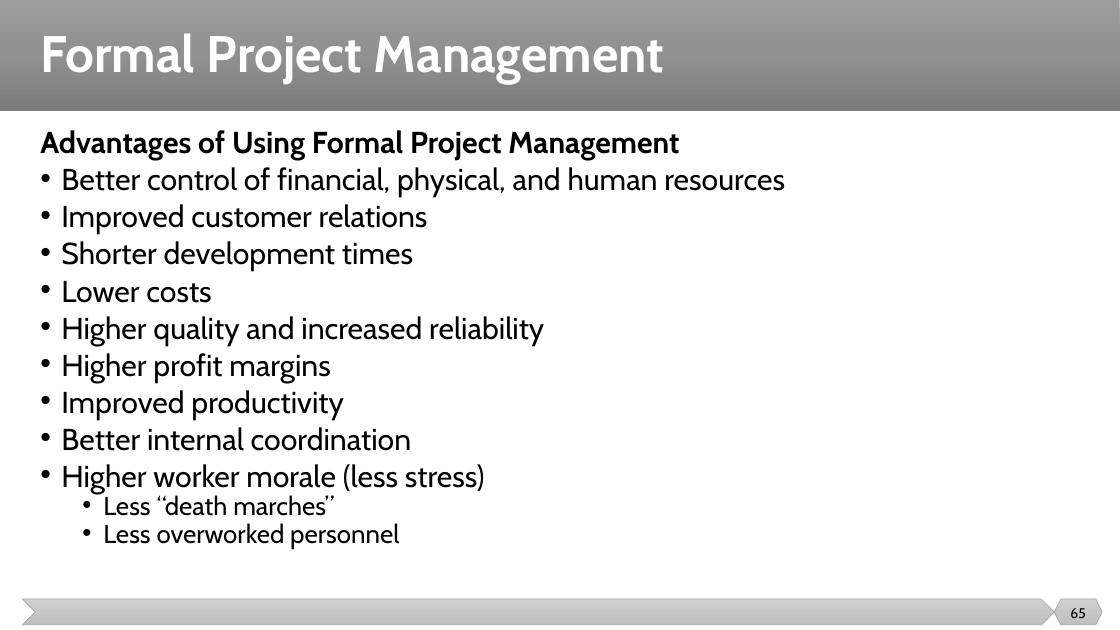
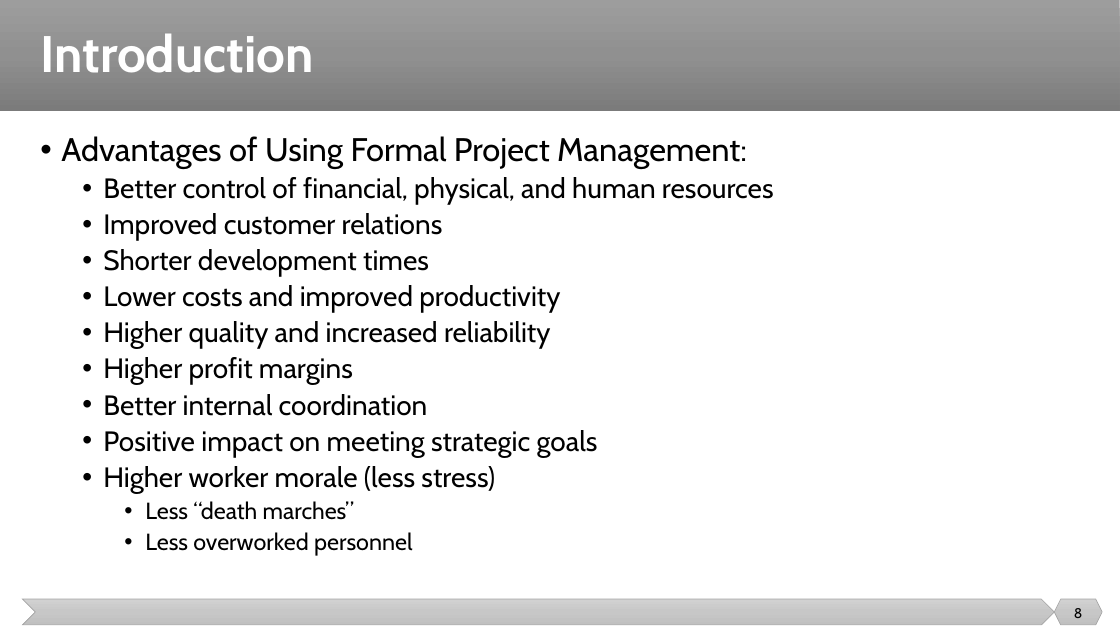
Before and after one commit to malenezi/malenezi, a slide deck: slide 8 of SE423/Lectures/1-Introduction/Introduction.pptx (slide 65 before the commit). Drawn at 1120x630 pixels with LibreOffice and Linux fonts; fonts in the diff are those of the drawing. Boxes give left, top, right and bottom in pixels: in the first picture for what was removed or moved away, otherwise in the second. Text is boxed around its words. In the diff, an @@ line names an element or a change of style, - is before the commit and + after.

```diff
--- a/SE423/Lectures/1-Introduction/Introduction.pptx
+++ b/SE423/Lectures/1-Introduction/Introduction.pptx
@@ title at [40,33,313,73]: text changed @@
-Formal Project Management
+Introduction
@@ text at [61,136,747,169]: text changed; size 25.9 to 28 pt; bold off @@
-Advantages of Using Formal Project Management
+• Advantages of Using Formal Project Management:
@@ text at [103,177,774,556]: size 25.9 to 24 pt in "Better control of financial, physical, and human ...", "Improved customer relations", "Shorter development times", "Higher quality and increased reliability" and 3 more places; size 22.2 to 20 pt in "Less “death marches”", "Less overworked personnel"; list level 1 to 2 in "Better control of financial, physical, ..."; line spacing 0.7 to 0.9; list level 1 to 2 in "Improved customer relations"; list level 1 to 2 in "Shorter development times"; list level 1 to 2 in "Higher quality and increased reliability"; list level 1 to 2 in "Higher profit margins"; list level 1 to 2 in "Better internal coordination"; list level 1 to 2 in "Higher worker morale (less stress)"; list level 2 to 3 in "Less “death marches”"; list level 2 to 3 in "Less overworked personnel" @@
@@ text at [103,285,560,313]: text changed; size 25.9 to 24 pt @@
-• Lower costs
+  • Lower costs and improved productivity
@@ text at [61,390,343,420]: paragraph removed @@
-• Improved productivity
@@ text at [103,430,598,457]: paragraph added @@
+  • Positive impact on meeting strategic goals
@@ page number at [1074,608,1083,618]: text changed @@
-65
+8
```
Also in this commit, not shown: 23 other slides changed, 9 slides added, 14 slides removed, 1 other file.
